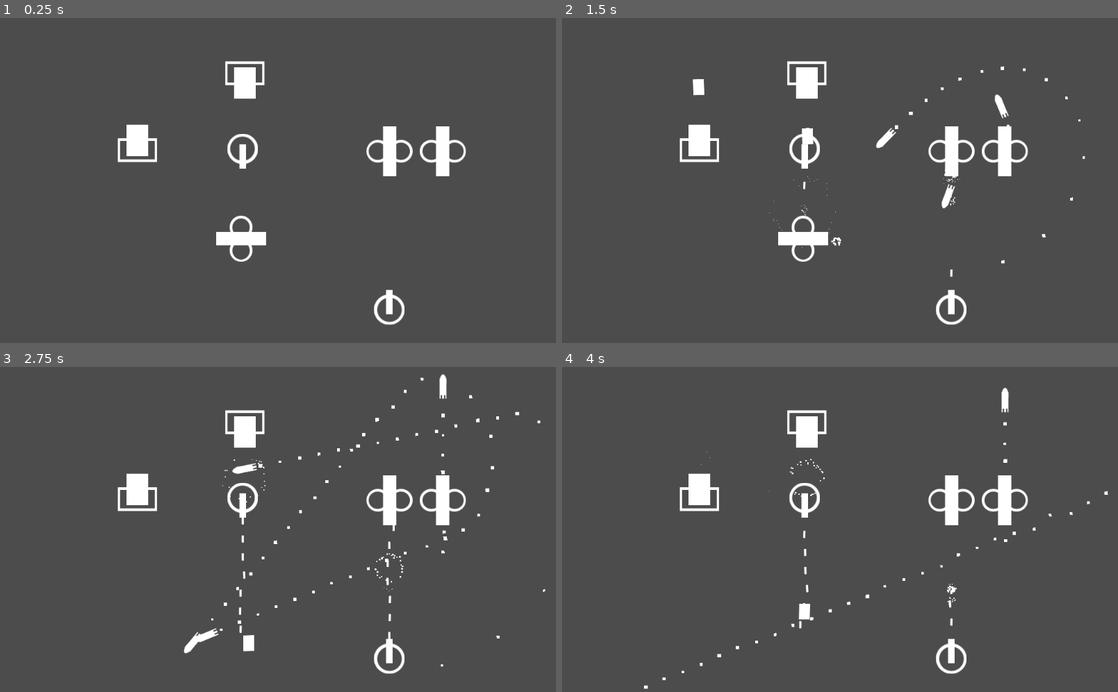
Above: before the commit, frames 1-4 (two rows, left to right).
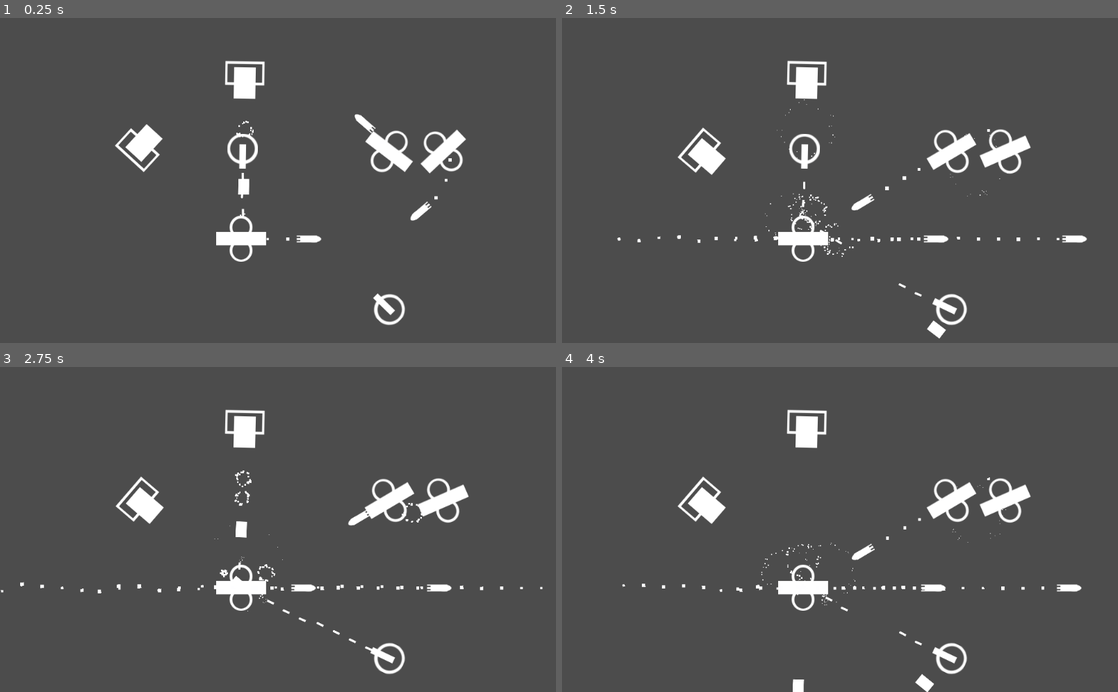
Above: after the commit, the same moments.

Repository: Arku-Tacito/Godot_Fleet
Game: Godot game, scene res://Scenes/Global/test_demo.tscn
Two runs of this game, one before a commit and one after it. Both use one fixed random seed, a clock stepped at 60 frames per second and the inputs below. The project has no main scene, so this scene is started directly.
Inputs:
- Up to frame 1 (0.25 s): no input
- Up to frame 2 (1.5 s): hold Space (attack) 0.53-1.28 s; tap Space (attack) at 1.35 s
- Up to frame 3 (2.75 s): hold Space (attack) from 2.03 s (still down)
- Up to frame 4 (4 s): release Space (attack) at 2.78 s; tap Space (attack) at 2.85 s; hold Space (attack) from 3.53 s (still down)

The runs differ from the first frame. In frame 1, 2.4% of the frame differs, in the area x 20-84%, y 13-95%; in frame 2, 3.6%; in frame 3, 4.8%, in the area x 0-99%, y 2-95%; in frame 4, 4.2%.

Commit message:
[UPDATE]添加武器平台自动转向功能, 修复按着攻击键武器平台不炸毁的bug

Diff:
--- /dev/null
+++ b/Scenes/Global/test_angle.gd
@@ -0,0 +1,20 @@
+extends Node2D
+
+
+# Declare member variables here. Examples:
+# var a = 2
+# var b = "text"
+
+
+# Called when the node enters the scene tree for the first time.
+func _ready():
+	pass # Replace with function body.
+
+
+# Called every frame. 'delta' is the elapsed time since the previous frame.
+func _process(delta):
+	var angle_to = $MachineGun.global_position.angle_to($MachineGun2.global_position)
+	var angle_to_point = $MachineGun.global_position.angle_to_point($MachineGun2.global_position)
+	var angle = $MachineGun.get_angle_to($MachineGun2.global_position)
+	print_debug(angle_to, angle_to_point, angle)
+	pass
--- /dev/null
+++ b/Scenes/Global/test_angle.tscn
@@ -0,0 +1,14 @@
+[gd_scene load_steps=3 format=2]
+
+[ext_resource path="res://Scenes/Module/MachineGun.tscn" type="PackedScene" id=1]
+[ext_resource path="res://Scenes/Global/test_angle.gd" type="Script" id=2]
+
+[node name="Node2D" type="Node2D"]
+script = ExtResource( 2 )
+
+[node name="MachineGun" parent="." instance=ExtResource( 1 )]
+position = Vector2( 448, 275 )
+rotation = 0.460767
+
+[node name="MachineGun2" parent="." instance=ExtResource( 1 )]
+position = Vector2( 647, 375 )
--- a/Scenes/Global/test_demo.gd
+++ b/Scenes/Global/test_demo.gd
@@ -13,18 +13,22 @@
 	bu.position = position
 	bu.rotation = rotation
 	bu.velocity = bu.basic_velocity.rotated(bu.rotation)
-	# bu.target = target
-	if get_node_or_null("Target"):
-		bu.target = $Target		# 测试目标
+	bu.target = target
+#	if get_node_or_null("Target"):
+#		if is_instance_valid($Target):
+#			bu.target = $Target		# 测试目标
 	bu.connect("explode", self, "_on_explosion_effect")	# 连接爆炸信号
 	add_child(bu)
 
-# 连接所有子弹发射信号
-func connect_firebullet():
+# 子节点初始化时连接信号
+func children_connect_signal():
 	for child in get_children():
 		for group in  child.get_groups():
 			if group == "weapon_battery":
-				child.get_node("Trigger").connect("firebullet", self, "_on_Trigger_firebullet")
+				if get_node_or_null("Target"):
+					child.attack_target = $Target		# 测试目标
+				child.connect("explode", self, "_on_explosion_effect")	# 连接爆炸信号
+				child.get_node("Trigger").connect("firebullet", self, "_on_Trigger_firebullet")	# 连接所有子弹发射信号
 
 func _ready():
-	connect_firebullet()
+	children_connect_signal()
--- a/Scenes/Global/test_demo.tscn
+++ b/Scenes/Global/test_demo.tscn
@@ -42,13 +42,14 @@
 
 [node name="MachineGun" parent="." instance=ExtResource( 4 )]
 position = Vector2( 717, 246 )
-rotation = 1.5708
+rotation = -1.5708
 is_selected = true
 
 [node name="MachineGun2" parent="." instance=ExtResource( 4 )]
 position = Vector2( 816, 246 )
-rotation = -1.5708
+rotation = 1.5708
 is_selected = true
 
 [node name="Target" parent="." instance=ExtResource( 4 )]
 position = Vector2( 444, 408 )
+health = 200000
--- a/Scenes/Module/Cannon.tscn
+++ b/Scenes/Module/Cannon.tscn
@@ -1,15 +1,18 @@
-[gd_scene load_steps=6 format=2]
+[gd_scene load_steps=7 format=2]
 
 [ext_resource path="res://Scenes/Module/WeaponBattery.gd" type="Script" id=1]
 [ext_resource path="res://art/ship/cannon.png" type="Texture" id=2]
 [ext_resource path="res://Scenes/Weapon/Cannon_Ball.tscn" type="PackedScene" id=3]
 [ext_resource path="res://Scenes/Weapon/BulletTrigger.tscn" type="PackedScene" id=4]
+[ext_resource path="res://Scenes/Effect/Explosion.tscn" type="PackedScene" id=5]
 
 [sub_resource type="RectangleShape2D" id=1]
 extents = Vector2( 22, 36 )
 
 [node name="Cannon" type="KinematicBody2D"]
 script = ExtResource( 1 )
+firing_range_rotation = 0.1
+effect_explosion = ExtResource( 5 )
 
 [node name="Trigger" parent="." instance=ExtResource( 4 )]
 position = Vector2( 58, 0 )
--- a/Scenes/Module/MachineGun.tscn
+++ b/Scenes/Module/MachineGun.tscn
@@ -1,8 +1,9 @@
-[gd_scene load_steps=6 format=2]
+[gd_scene load_steps=7 format=2]
 
 [ext_resource path="res://Scenes/Module/WeaponBattery.gd" type="Script" id=1]
 [ext_resource path="res://art/ship/machinegun.png" type="Texture" id=2]
 [ext_resource path="res://Scenes/Weapon/MGun_Bullet.tscn" type="PackedScene" id=3]
+[ext_resource path="res://Scenes/Effect/Explosion.tscn" type="PackedScene" id=4]
 [ext_resource path="res://Scenes/Weapon/BulletTrigger.tscn" type="PackedScene" id=5]
 
 [sub_resource type="CircleShape2D" id=1]
@@ -10,6 +11,8 @@
 
 [node name="MachineGun" type="KinematicBody2D"]
 script = ExtResource( 1 )
+firing_range_rotation = 0.1
+effect_explosion = ExtResource( 4 )
 
 [node name="Trigger" parent="." instance=ExtResource( 5 )]
 position = Vector2( 40, 0 )
--- a/Scenes/Module/MissileBattery.tscn
+++ b/Scenes/Module/MissileBattery.tscn
@@ -1,8 +1,9 @@
-[gd_scene load_steps=6 format=2]
+[gd_scene load_steps=7 format=2]
 
 [ext_resource path="res://Scenes/Module/WeaponBattery.gd" type="Script" id=1]
 [ext_resource path="res://art/ship/missileplatform.png" type="Texture" id=2]
 [ext_resource path="res://Scenes/Weapon/Missile.tscn" type="PackedScene" id=3]
+[ext_resource path="res://Scenes/Effect/Explosion.tscn" type="PackedScene" id=4]
 [ext_resource path="res://Scenes/Weapon/BulletTrigger.tscn" type="PackedScene" id=5]
 
 [sub_resource type="RectangleShape2D" id=1]
@@ -10,6 +11,7 @@
 
 [node name="MissileBattery" type="KinematicBody2D"]
 script = ExtResource( 1 )
+effect_explosion = ExtResource( 4 )
 
 [node name="Trigger" parent="." instance=ExtResource( 5 )]
 position = Vector2( 55, 0 )
--- a/Scenes/Module/WeaponBattery.gd
+++ b/Scenes/Module/WeaponBattery.gd
@@ -5,8 +5,9 @@
 
 """基础属性"""
 export var health = 200		# 血量
-export var speed = 10		# 移动速度
-export var rotation_speed = 0	# 旋转速度
+export var speed = 0		# 移动速度
+export var rotation_speed = 5	# 旋转速度
+export var firing_range_rotation = PI/2	# 攻击范围
 export var CD = 50
 export var is_selected = false	# 是否被选中
 
@@ -16,12 +17,26 @@
 var status = STATUS.IDLE	# 基础状态
 var attack_target = null	# 攻击目标
 
+export (PackedScene) var effect_explosion	# 爆炸效果
+signal explode(eff_obj, position, rotation)
+
 onready var trigger = $Trigger	# 子弹发射器
 
-#func set_firebullet_fun(fun):
-#	connect("firebullet", trigger, fun)
+"""基础函数"""
+# 转向敌人
+func turning_to_fire(delta):
+	if not is_instance_valid(attack_target):
+		return false
+	var not_to_fire = false
+	var angle = self.get_angle_to(attack_target.global_position)
+	if abs(angle) > firing_range_rotation:	#在攻击角度外, 转向不射击
+		not_to_fire = true
+	# 转向敌人
+	if abs(angle) > PI/2:	# 控制下面的转向不要太大
+		angle /= 3
+	global_rotation += angle * delta * rotation_speed
+	return not_to_fire
 
-"""基础函数"""
 # 状态执行
 func do_idle(delta):
 	if health <= 0:
@@ -36,7 +51,10 @@
 	pass
 
 func do_attack(delta):
-	# 发射弹药
+	# 如果在转向敌人, 转完退出
+	if turning_to_fire(delta):
+		return
+	# 转向结束, 发射弹药
 	if cur_cd == 0:
 		if trigger:
 			trigger.activate(attack_target)
@@ -60,13 +78,17 @@
 	pass
 
 func do_die(delta):
+	if effect_explosion:	# 爆炸效果
+		emit_signal("explode", effect_explosion, global_position, global_rotation)
 	queue_free()
+
+"""操作相关"""
 
 # 处理输入
 func input_process():
 	if not is_selected:
 		return
-	if Input.is_action_pressed("attack"):
+	if Input.is_action_pressed("attack") and status != STATUS.DIE:
 		status = STATUS.ATTACK
 
 # 状态转换
